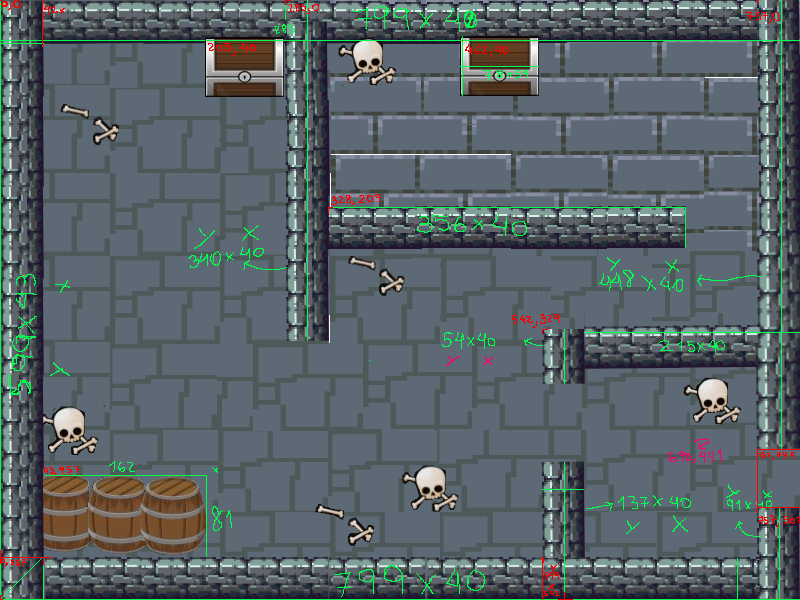
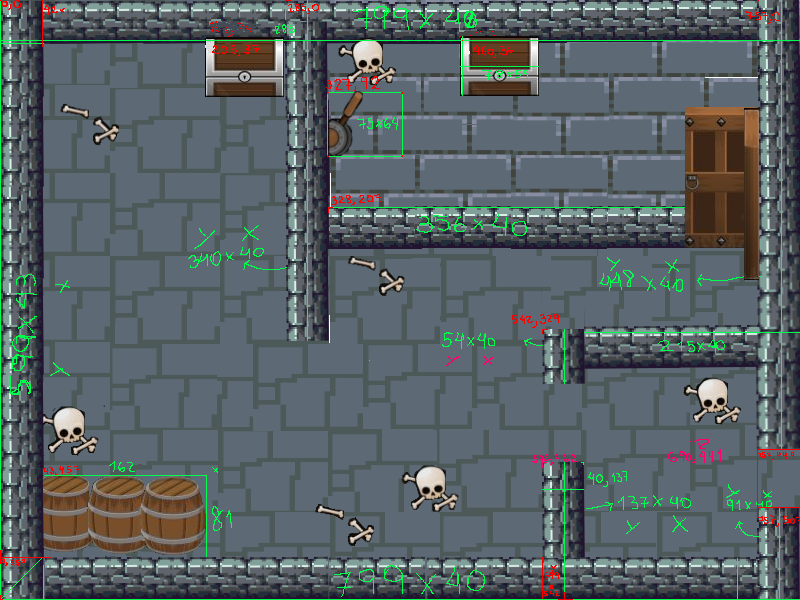
Layer changes from the first 800 x 600 image to the second:
added group "Layer Group" with 4 layers over 205, 20, 759, 600
added layer "Porta Aberta" in group "Layer Group" over 744, 108, 759, 280
added layer "Lever1.png" in group "Layer Group" over 327, 91, 363, 156
added layer "Porta Fechada" in group "Layer Group" over 685, 107, 758, 248
moved "Scenario.png" into group "Layer Group", painted on it over 205, 20, 759, 600
